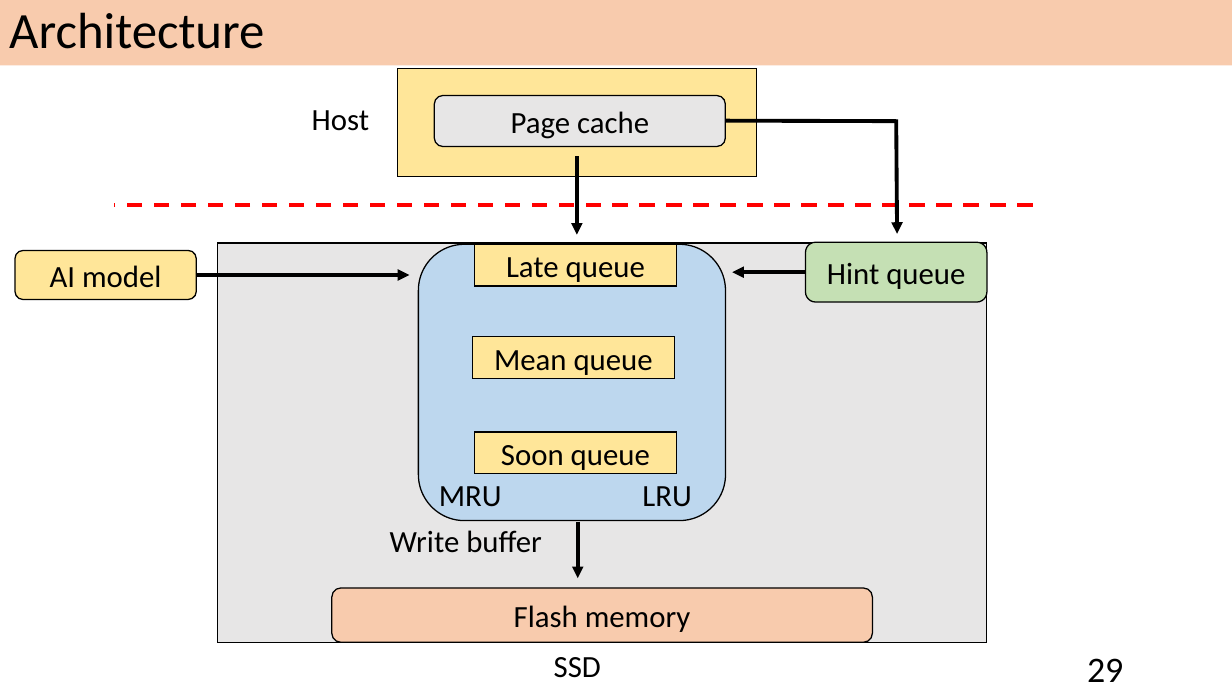
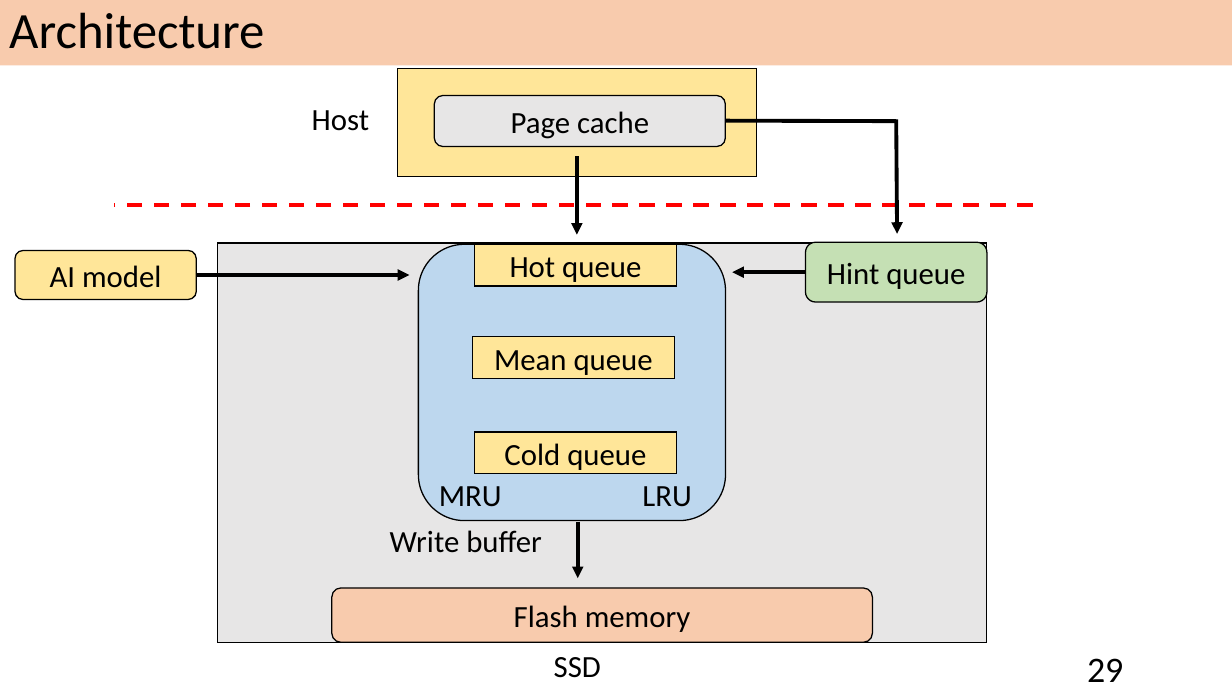
Before and after one commit to andrew841018/disksim_github, a slide deck: slide 29 of 論文相關/my paper(new).pptx. Drawn at 1232x693 pixels with LibreOffice and Linux fonts; fonts in the diff are those of the drawing. Boxes give left, top, right and bottom in pixels: in the first picture for what was removed or moved away, otherwise in the second. Text is boxed around its words. In the diff, an @@ line names an element or a change of style, - is before the commit and + after.

Commit message:
change word(soon->code, late->hot)

```diff
--- a/論文相關/my paper(new).pptx
+++ b/論文相關/my paper(new).pptx
@@ text in rectangle at box(510, 257, 641, 282): text changed @@
-Late queue
+Hot queue
@@ text in rectangle at box(504, 443, 646, 470): text changed @@
-Soon queue
+Cold queue
```
Also in this commit, not shown: 5 other slides changed, 1 other file.
